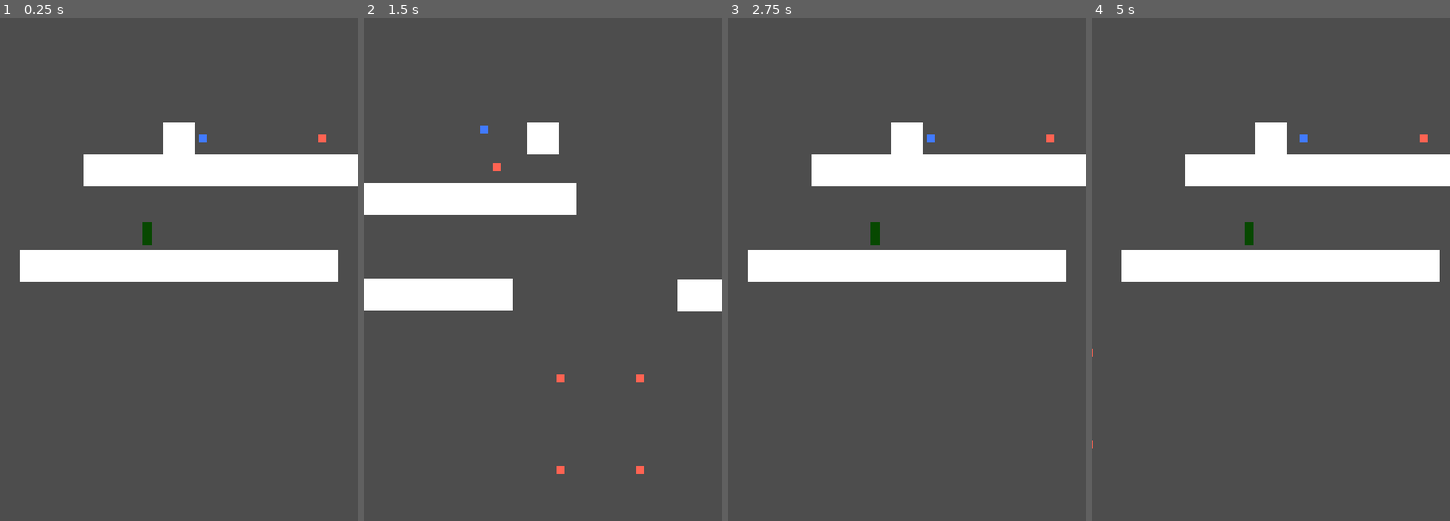
Above: before the commit, frames 1-4 (left to right).
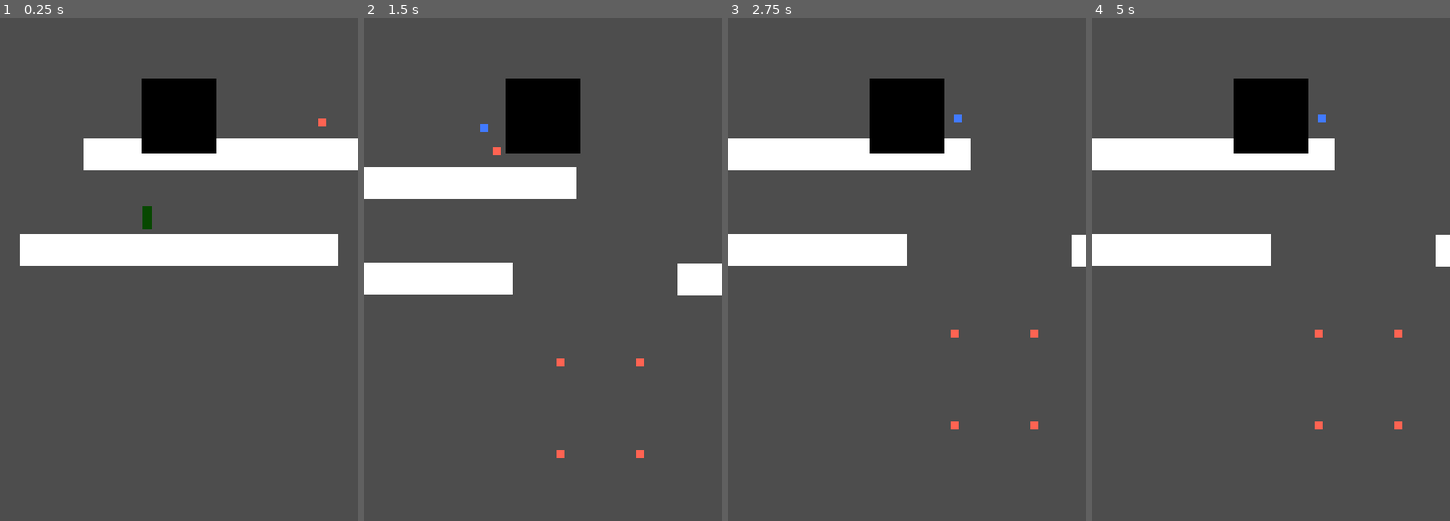
Above: after the commit, the same moments.

Repository: TylerPelaez/Sprouts
Game: Godot game, scene res://Levels/AirLevel1.tscn
Same seed, same stepped clock (60 frames per second), same inputs: the game is played once before the commit and once after it.
Inputs:
- Up to frame 1 (0.25 s): no input
- Up to frame 2 (1.5 s): tap Enter at 0.5 s; hold E (Hit Switch) 0.53-1.28 s; hold D (Right) from 0.53 s (still down); tap Space (Jump) at 0.77 s; tap E (Hit Switch) at 1.35 s
- Up to frame 3 (2.75 s): tap Space (Jump) at 1.52 s; release D (Right) at 2.03 s; hold A (Left) from 2.03 s (still down); hold E (Hit Switch) from 2.03 s (still down)
- Up to frame 4 (5 s): release A (Left) at 2.78 s; release E (Hit Switch) at 2.78 s; hold D (Right) 2.78-4.28 s; tap E (Hit Switch) at 2.85, 4.35 s; tap Space (Jump) at 3.02, 3.77, 4.52 s; hold E (Hit Switch) 3.53-4.28 s; hold A (Left) from 4.28 s (still down)

The runs differ from the first frame. In frame 1, 13% of the frame differs, in the area x 5-100%, y 12-53%; in frame 2, 11%; in frame 3, 15%; in frame 4, 15%, in the area x 0-100%, y 12-86%.

Commit message:
Add player artgit add --all and platform artgit add --all

Diff:
--- a/Levels/TylerTest.tscn
+++ b/Levels/TylerTest.tscn
@@ -6,10 +6,11 @@
 [ext_resource type="PackedScene" uid="uid://ep6nutbk5cst" path="res://Prefabs/MovingPlatform.tscn" id="3_fm4aq"]
 [ext_resource type="PackedScene" uid="uid://d2ngs33h645x4" path="res://Prefabs/KillArea.tscn" id="4_rw5bo"]
 [ext_resource type="PackedScene" uid="uid://bucqxfshflxln" path="res://Prefabs/SpikeEnemy.tscn" id="5_klksn"]
-[ext_resource type="PackedScene" path="res://Prefabs/Switch.tscn" id="5_n852e"]
-[ext_resource type="PackedScene" path="res://Prefabs/LevelEnd.tscn" id="6_htsaq"]
-[ext_resource type="PackedScene" path="res://Prefabs/InteractableCompanion.tscn" id="9_o51mv"]
-[ext_resource type="PackedScene" path="res://Prefabs/UIController.tscn" id="10_h1xg2"]
+[ext_resource type="PackedScene" uid="uid://dwr0wpdjf27gt" path="res://Prefabs/Switch.tscn" id="5_n852e"]
+[ext_resource type="PackedScene" uid="uid://cg03aepviau41" path="res://Prefabs/LevelEnd.tscn" id="6_htsaq"]
+[ext_resource type="PackedScene" uid="uid://cr5myk64gyok3" path="res://Prefabs/InteractableCompanion.tscn" id="9_o51mv"]
+[ext_resource type="PackedScene" uid="uid://c46a44f3l7cm0" path="res://Prefabs/UIController.tscn" id="10_h1xg2"]
+[ext_resource type="PackedScene" uid="uid://b7sodh70kw41p" path="res://Prefabs/Platform/UnderLeft.tscn" id="11_yoasu"]
 
 [sub_resource type="RectangleShape2D" id="RectangleShape2D_irls3"]
 size = Vector2(64, 64)
@@ -26,23 +27,12 @@
 editor_draw_drag_margin = true
 
 [node name="PlayerSpawnPosition" type="Marker2D" parent="."]
-position = Vector2(-96, 288)
+position = Vector2(-96, 240)
 gizmo_extents = 20.0
 
 [node name="Environment" type="Node2D" parent="."]
 
 [node name="Ground" type="Node2D" parent="Environment"]
-
-[node name="TestGround" type="StaticBody2D" parent="Environment/Ground"]
-position = Vector2(0, 352)
-scale = Vector2(10, 1)
-
-[node name="Sprite2D" type="Sprite2D" parent="Environment/Ground/TestGround"]
-texture = ExtResource("2_qan4b")
-
-[node name="CollisionShape2D" type="CollisionShape2D" parent="Environment/Ground/TestGround"]
-position = Vector2(-7.62939e-07, 0)
-shape = SubResource("RectangleShape2D_irls3")
 
 [node name="TestGround2" type="StaticBody2D" parent="Environment/Ground"]
 position = Vector2(-128, 544)
@@ -172,4 +162,7 @@
 
 [node name="UIController" parent="." instance=ExtResource("10_h1xg2")]
 
+[node name="UnderLeft" parent="." instance=ExtResource("11_yoasu")]
+position = Vector2(64, 360)
+
 [editable path="Environment/Ground/MovingPlatform"]
--- /dev/null
+++ b/Prefabs/Platform/UnderLeft.tscn
@@ -0,0 +1,14 @@
+[gd_scene load_steps=2 format=3 uid="uid://b7sodh70kw41p"]
+
+[ext_resource type="Texture2D" uid="uid://h6lueodtntle" path="res://Art/Platforms/lower right large platform.png" id="1_t0bhs"]
+
+[node name="UnderLeft" type="StaticBody2D"]
+
+[node name="Sprite2D" type="Sprite2D" parent="."]
+scale = Vector2(0.5, 0.5)
+texture = ExtResource("1_t0bhs")
+offset = Vector2(96, 144)
+flip_h = true
+
+[node name="CollisionShape2D" type="CollisionPolygon2D" parent="."]
+polygon = PackedVector2Array(30, -34, 99, -49, 196, -55, 293, -47, 324, -34, 324, -27, 210, -19, -6, 22, -361, 88, -361, -23, -294, -47, -194, -54, -68, -41, -30, -31)
--- /dev/null
+++ b/Prefabs/Platform/UnderRight.tscn
@@ -0,0 +1,13 @@
+[gd_scene load_steps=2 format=3 uid="uid://613wuntiyxtn"]
+
+[ext_resource type="Texture2D" uid="uid://h6lueodtntle" path="res://Art/Platforms/lower right large platform.png" id="1_lbrcq"]
+
+[node name="UnderRight" type="StaticBody2D"]
+
+[node name="Sprite2D" type="Sprite2D" parent="."]
+scale = Vector2(0.5, 0.5)
+texture = ExtResource("1_lbrcq")
+offset = Vector2(-96, 144)
+
+[node name="CollisionShape2D" type="CollisionPolygon2D" parent="."]
+polygon = PackedVector2Array(42, -35, 66, -40, 196, -55, 297, -43, 361, -25, 361, 90, -121, -3, -294, -28, -322, -26, -324, -32, -292, -49, -186, -55, -102, -48, -22, -32)
--- a/Prefabs/Player.tscn
+++ b/Prefabs/Player.tscn
@@ -1,8 +1,136 @@
-[gd_scene load_steps=4 format=3 uid="uid://choy0l144t1hi"]
+[gd_scene load_steps=14 format=3 uid="uid://choy0l144t1hi"]
 
 [ext_resource type="Script" path="res://Scripts/Player.gd" id="1_3wg1m"]
-[ext_resource type="Texture2D" uid="uid://bxn8kvm570f80" path="res://Art/Test/White.png" id="1_307wh"]
-[ext_resource type="Shape2D" uid="uid://5sh17y8dsdi1" path="res://Prefabs/PlayerShape.tres" id="3_cm6kx"]
+[ext_resource type="Texture2D" uid="uid://c7p0ipdr5hvp3" path="res://Art/Player/RunSheet.png" id="2_y3cl2"]
+[ext_resource type="Shape2D" uid="uid://bv3lf0vgm0mcj" path="res://Prefabs/PlayerFinalShape.tres" id="3_oncjh"]
+
+[sub_resource type="Animation" id="Animation_m2hkt"]
+resource_name = "RunRight"
+length = 0.7
+loop_mode = 1
+tracks/0/type = "value"
+tracks/0/imported = false
+tracks/0/enabled = true
+tracks/0/path = NodePath("Sprite2D:frame")
+tracks/0/interp = 1
+tracks/0/loop_wrap = true
+tracks/0/keys = {
+"times": PackedFloat32Array(0, 0.1, 0.2, 0.3, 0.4, 0.5, 0.6),
+"transitions": PackedFloat32Array(1, 1, 1, 1, 1, 1, 1),
+"update": 1,
+"values": [0, 1, 4, 2, 3, 4, 5]
+}
+tracks/1/type = "value"
+tracks/1/imported = false
+tracks/1/enabled = true
+tracks/1/path = NodePath("Sprite2D:flip_h")
+tracks/1/interp = 1
+tracks/1/loop_wrap = true
+tracks/1/keys = {
+"times": PackedFloat32Array(0),
+"transitions": PackedFloat32Array(1),
+"update": 1,
+"values": [false]
+}
+
+[sub_resource type="Animation" id="Animation_g6alo"]
+length = 0.001
+tracks/0/type = "value"
+tracks/0/imported = false
+tracks/0/enabled = true
+tracks/0/path = NodePath("Sprite2D:frame")
+tracks/0/interp = 1
+tracks/0/loop_wrap = true
+tracks/0/keys = {
+"times": PackedFloat32Array(0),
+"transitions": PackedFloat32Array(1),
+"update": 1,
+"values": [0]
+}
+tracks/1/type = "value"
+tracks/1/imported = false
+tracks/1/enabled = true
+tracks/1/path = NodePath("Sprite2D:texture")
+tracks/1/interp = 1
+tracks/1/loop_wrap = true
+tracks/1/keys = {
+"times": PackedFloat32Array(0),
+"transitions": PackedFloat32Array(1),
+"update": 1,
+"values": [ExtResource("2_y3cl2")]
+}
+tracks/2/type = "value"
+tracks/2/imported = false
+tracks/2/enabled = true
+tracks/2/path = NodePath("Sprite2D:flip_h")
+tracks/2/interp = 1
+tracks/2/loop_wrap = true
+tracks/2/keys = {
+"times": PackedFloat32Array(0),
+"transitions": PackedFloat32Array(1),
+"update": 1,
+"values": [true]
+}
+
+[sub_resource type="Animation" id="Animation_lwjd8"]
+resource_name = "RunLeft"
+length = 0.7
+loop_mode = 1
+tracks/0/type = "value"
+tracks/0/imported = false
+tracks/0/enabled = true
+tracks/0/path = NodePath("Sprite2D:frame")
+tracks/0/interp = 1
+tracks/0/loop_wrap = true
+tracks/0/keys = {
+"times": PackedFloat32Array(0, 0.1, 0.2, 0.3, 0.4, 0.5, 0.6),
+"transitions": PackedFloat32Array(1, 1, 1, 1, 1, 1, 1),
+"update": 1,
+"values": [0, 1, 4, 2, 3, 4, 5]
+}
+tracks/1/type = "value"
+tracks/1/imported = false
+tracks/1/enabled = true
+tracks/1/path = NodePath("Sprite2D:flip_h")
+tracks/1/interp = 1
+tracks/1/loop_wrap = true
+tracks/1/keys = {
+"times": PackedFloat32Array(0),
+"transitions": PackedFloat32Array(1),
+"update": 1,
+"values": [true]
+}
+
+[sub_resource type="AnimationLibrary" id="AnimationLibrary_i23tu"]
+_data = {
+"RESET": SubResource("Animation_g6alo"),
+"RunLeft": SubResource("Animation_lwjd8"),
+"RunRight": SubResource("Animation_m2hkt")
+}
+
+[sub_resource type="AnimationNodeAnimation" id="AnimationNodeAnimation_4x187"]
+animation = &"RunRight"
+
+[sub_resource type="AnimationNodeAnimation" id="AnimationNodeAnimation_q6hfy"]
+animation = &"RunLeft"
+
+[sub_resource type="AnimationNodeBlendSpace1D" id="AnimationNodeBlendSpace1D_73mfp"]
+blend_point_0/node = SubResource("AnimationNodeAnimation_4x187")
+blend_point_0/pos = 1.0
+blend_point_1/node = SubResource("AnimationNodeAnimation_q6hfy")
+blend_point_1/pos = -1.0
+blend_mode = 1
+
+[sub_resource type="AnimationNodeStateMachineTransition" id="AnimationNodeStateMachineTransition_u54gd"]
+advance_mode = 2
+
+[sub_resource type="AnimationNodeStateMachine" id="AnimationNodeStateMachine_300bm"]
+states/Run/node = SubResource("AnimationNodeBlendSpace1D_73mfp")
+states/Run/position = Vector2(382, 90)
+states/Start/position = Vector2(183, 90)
+transitions = ["Start", "Run", SubResource("AnimationNodeStateMachineTransition_u54gd")]
+
+[sub_resource type="AnimationNodeStateMachinePlayback" id="AnimationNodeStateMachinePlayback_7celx"]
 
 [node name="Player" type="CharacterBody2D"]
 z_index = 4
@@ -12,10 +140,15 @@
 JUMP_VELOCITY = -500.0
 
 [node name="Sprite2D" type="Sprite2D" parent="."]
-texture = ExtResource("1_307wh")
+scale = Vector2(0.05, 0.05)
+texture = ExtResource("2_y3cl2")
+offset = Vector2(0, -900)
+flip_h = true
+hframes = 6
 
 [node name="CollisionShape2D" type="CollisionShape2D" parent="."]
-shape = ExtResource("3_cm6kx")
+position = Vector2(0, -48)
+shape = ExtResource("3_oncjh")
 
 [node name="CoyoteTimer" type="Timer" parent="."]
 wait_time = 0.11
@@ -29,7 +162,8 @@
 collision_mask = 4
 
 [node name="CollisionShape2D" type="CollisionShape2D" parent="KillAreaCheck"]
-shape = ExtResource("3_cm6kx")
+position = Vector2(0, -48)
+shape = ExtResource("3_oncjh")
 
 [node name="FallTimer" type="Timer" parent="."]
 wait_time = 3.0
@@ -39,5 +173,16 @@
 collision_mask = 8
 collide_with_areas = true
 
+[node name="AnimationPlayer" type="AnimationPlayer" parent="."]
+libraries = {
+"": SubResource("AnimationLibrary_i23tu")
+}
+
+[node name="AnimationTree" type="AnimationTree" parent="."]
+tree_root = SubResource("AnimationNodeStateMachine_300bm")
+anim_player = NodePath("../AnimationPlayer")
+parameters/playback = SubResource("AnimationNodeStateMachinePlayback_7celx")
+parameters/Run/blend_position = 0
+
 [connection signal="area_entered" from="KillAreaCheck" to="." method="_on_kill_area_check_area_entered"]
 [connection signal="timeout" from="FallTimer" to="." method="_on_fall_timer_timeout"]
--- /dev/null
+++ b/Prefabs/PlayerFinalShape.tres
@@ -0,0 +1,5 @@
+[gd_resource type="CapsuleShape2D" format=3 uid="uid://bv3lf0vgm0mcj"]
+
+[resource]
+radius = 12.0
+height = 96.0
--- a/Prefabs/PlayerShape.tres
+++ b/Prefabs/PlayerShape.tres
@@ -1,4 +1,5 @@
-[gd_resource type="CircleShape2D" format=3 uid="uid://5sh17y8dsdi1"]
+[gd_resource type="CapsuleShape2D" format=3 uid="uid://5sh17y8dsdi1"]
 
 [resource]
-radius = 32.0
+radius = 24.0
+height = 192.0
--- a/Prefabs/UIController.tscn
+++ b/Prefabs/UIController.tscn
@@ -51,6 +51,7 @@
 expand_mode = 4
 
 [node name="DialogTextRect" type="NinePatchRect" parent="DialogContainer"]
+self_modulate = Color(0.486275, 0.486275, 0.486275, 0.560784)
 layout_mode = 1
 anchors_preset = -1
 anchor_left = 0.1
@@ -75,6 +76,7 @@
 
 [node name="DialogText" type="RichTextLabel" parent="DialogContainer/DialogTextRect/MarginContainer"]
 layout_mode = 2
+theme_override_colors/default_color = Color(1, 1, 1, 1)
 bbcode_enabled = true
 text = "Testing My Text... What do you think?"
 fit_content = true
--- a/Scripts/Player.gd
+++ b/Scripts/Player.gd
@@ -19,12 +19,16 @@
 
 @onready var safe_fall_cast: RayCast2D = $SafeFallCast
 
+@onready var animation_tree := $AnimationTree
+@onready var animation_state = animation_tree.get("parameters/playback")
+
 var jumped: bool = false
 var double_jumped: bool = false : set = set_double_jumped
 var was_on_ground: bool = true
 var fall_is_deadly: bool = false
 
 func _ready():
+	animation_tree.active = true
 	set_floor_snap_length(32)
 
 func _physics_process(delta):
@@ -70,8 +74,12 @@
 	var direction = Input.get_axis("Left", "Right")
 	if direction:
 		velocity.x = direction * SPEED
+		animation_state.travel("Run")
+		animation_tree.set("parameters/Run/blend_position", velocity.x)
 	else:
 		velocity.x = move_toward(velocity.x, 0, SPEED)
+
+
 
 	move_and_slide()
 
--- a/project.godot
+++ b/project.godot
@@ -14,6 +14,10 @@
 run/main_scene="res://Levels/AirLevel1.tscn"
 config/features=PackedStringArray("4.0", "GL Compatibility")
 config/icon="res://icon.svg"
+
+[audio]
+
+driver/output_latency=30
 
 [autoload]
 
Binary file added: Art/Platforms/lower right large platform.png
Not shown, added: Art/Platforms/lower right large platform.png.import
Binary file added: Art/Platforms/middle right large platform.png
Not shown, added: Art/Platforms/middle right large platform.png.import
Binary file added: Art/Platforms/upper right large platform.png
Not shown, added: Art/Platforms/upper right large platform.png.import
Binary file added: Art/Player/IMG_3673-1.png
Not shown, added: Art/Player/IMG_3673-1.png.import
Binary file added: Art/Player/IMG_3673-2.png
Not shown, added: Art/Player/IMG_3673-2.png.import
Binary file added: Art/Player/IMG_3673-3.png
Not shown, added: Art/Player/IMG_3673-3.png.import
(and 11 more such lines)
